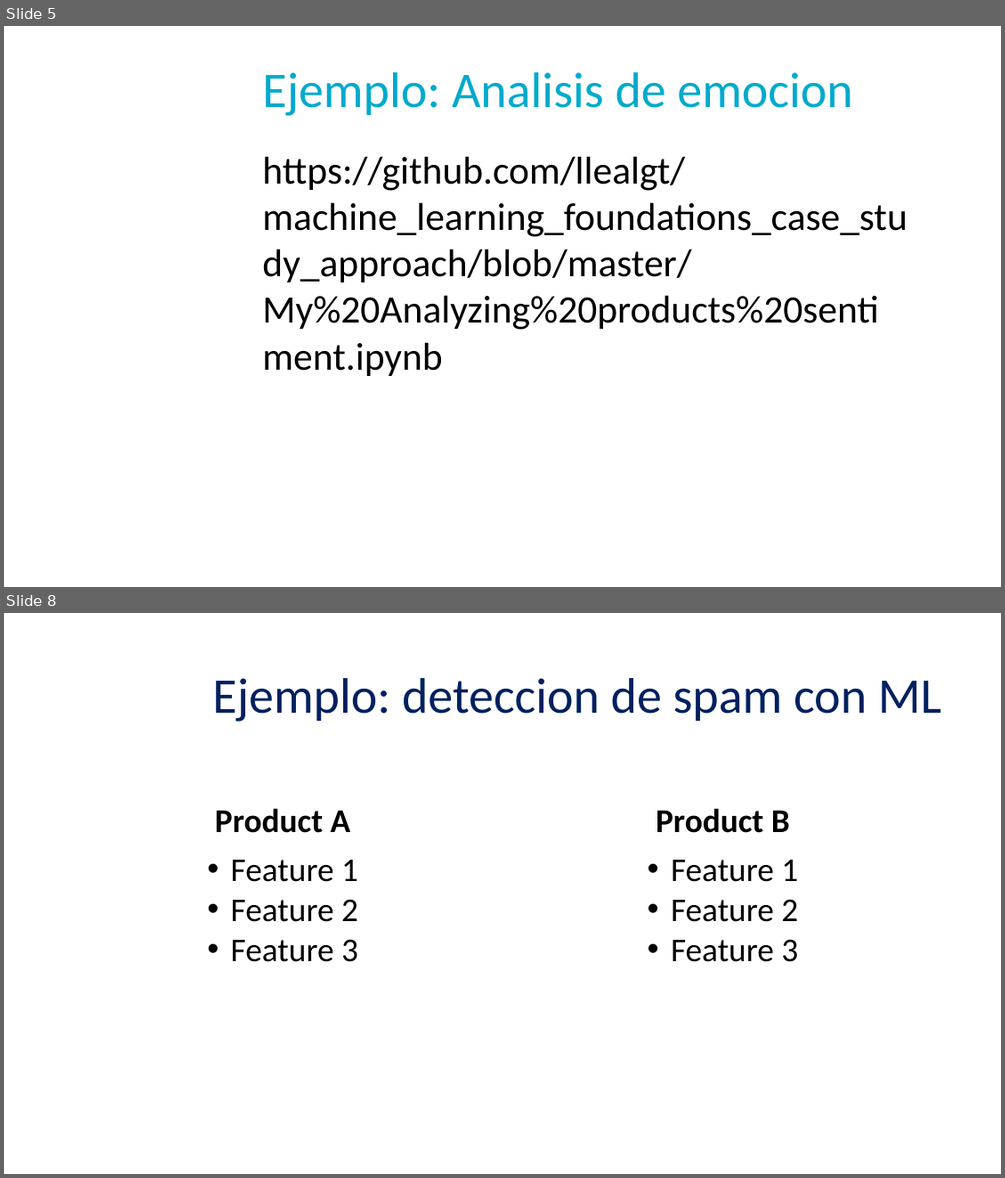
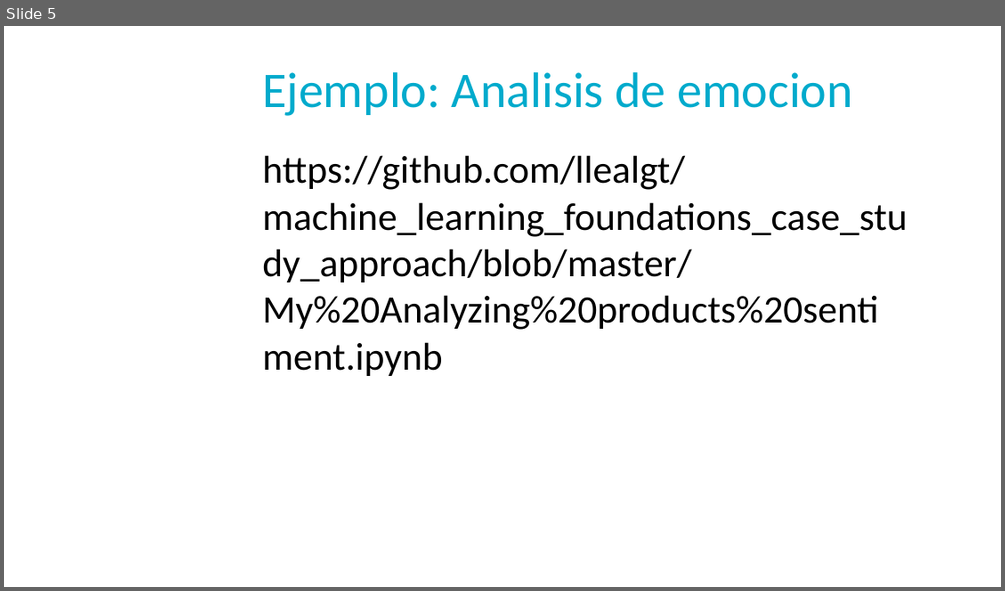
Before and after one commit to llealgt/Presentacion_UVG_Semana_de_a_tecnologia_2017, a slide deck: UVG_NLP_Presentation.pptx. Shown one above the other, each under a label of ours: slides 5 and 8 before the commit, slide 5 after it; the slides between them are not shown. The pictures are 1005x1178 and 1005x591 pixels, drawn with LibreOffice and Linux fonts; fonts in the diff are those of the drawing; background and template pictures are left out. Boxes give left, top, right and bottom in pixels: in the first picture for what was removed or moved away, otherwise in the second. Text is boxed around its words. In the diff, an @@ line names an element or a change of style, - is before the commit and + after.

```diff
--- a/UVG_NLP_Presentation.pptx
+++ b/UVG_NLP_Presentation.pptx
@@ slide 8 removed at bbox=[4, 613, 1001, 1174], background picture (left out) @@
@@ text removed at bbox=[212, 678, 941, 722] @@
-Ejemplo: deteccion de spam con ML
@@ text removed at bbox=[215, 808, 351, 833] @@
-Product A
@@ text removed at bbox=[655, 808, 790, 833] @@
-Product B
@@ text removed at bbox=[231, 860, 358, 962] @@
-• Feature 1
-• Feature 2
-• Feature 3
@@ text removed at bbox=[671, 860, 798, 962] @@
-• Feature 1
-• Feature 2
-• Feature 3
```
Also in this commit, not shown: 2 slides changed, 11 slides added, 2 other slides removed.
